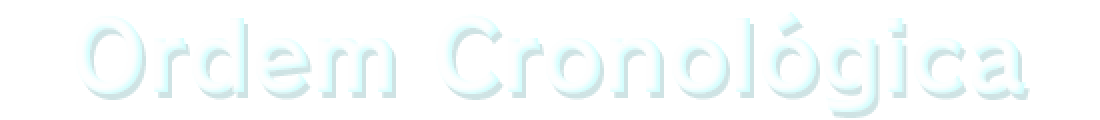
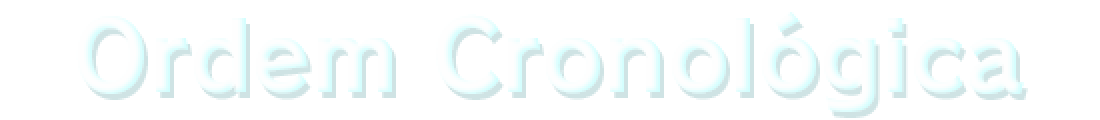
Layers edited between the first and the second w=1100, h=120 image:
added layer "Ordem Cronológica Centralizado 2" above "Ordem Cronológica Centralizado" over [76, 16, 1024, 100]
hid "Ordem Cronológica Centralizado" over [76, 16, 1026, 100]
